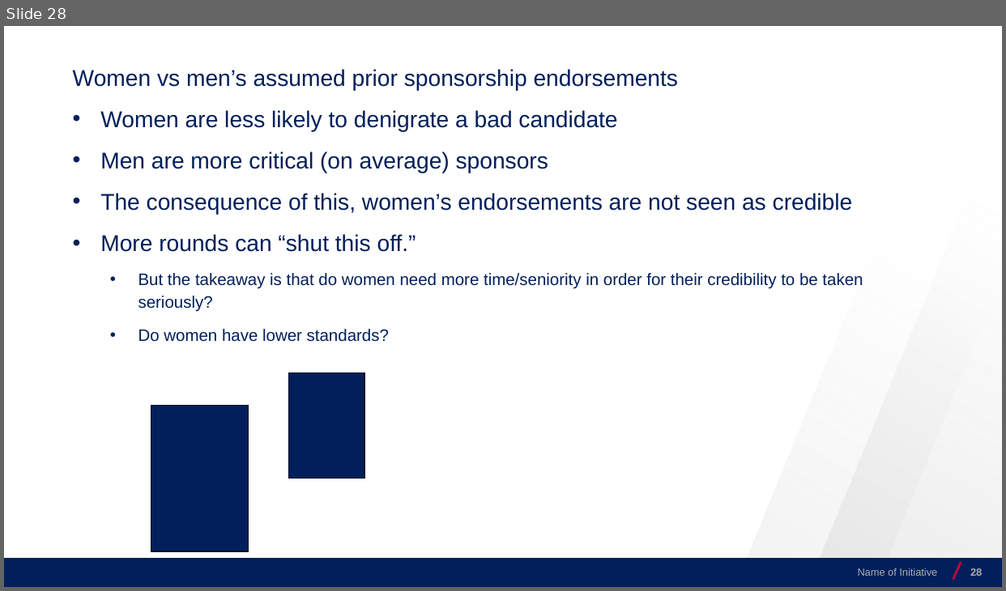
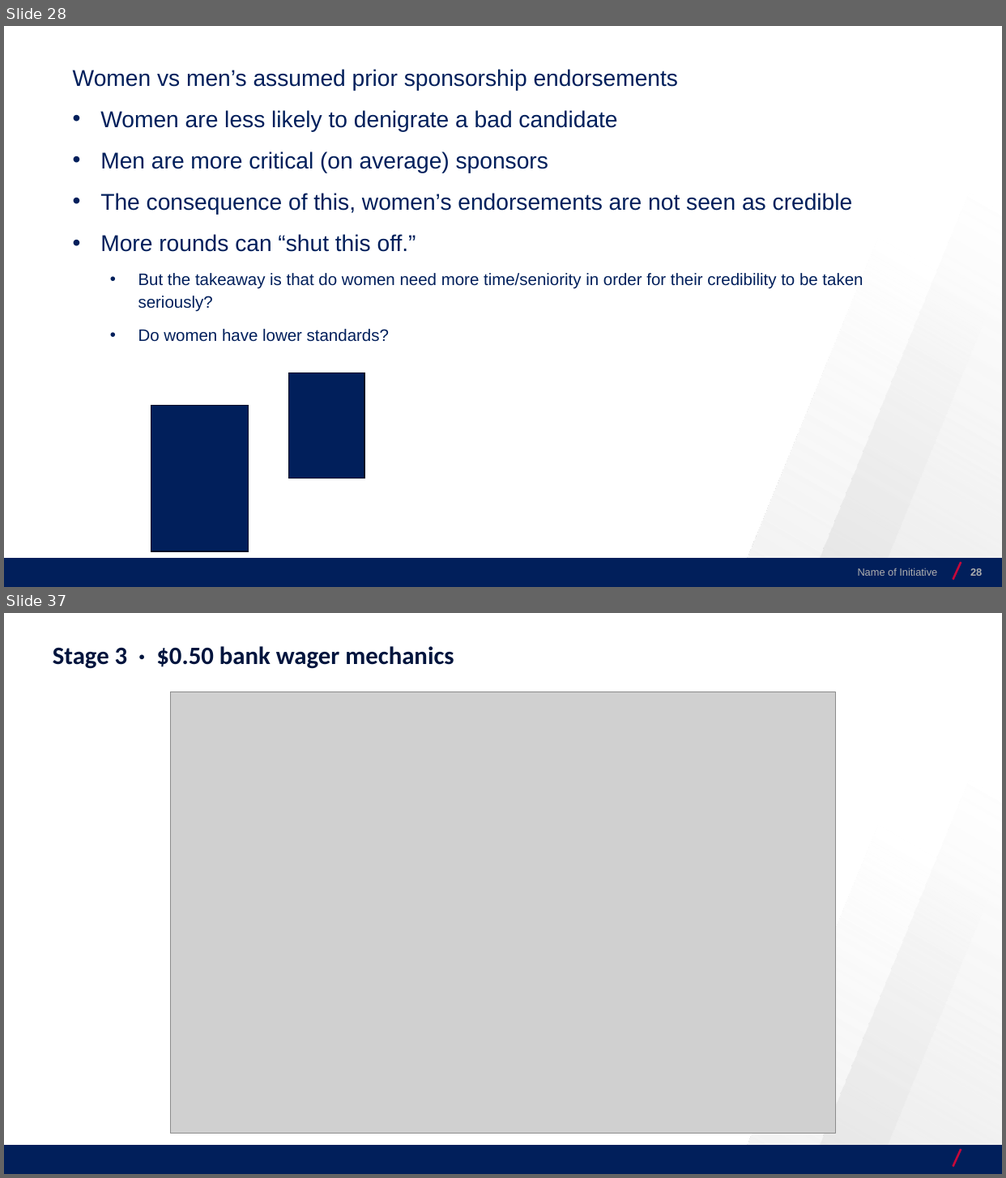
Before and after one commit to josecerv/sponsorship-network, a slide deck: docs/UChicago-0410.pptx. Shown one above the other, each under a label of ours: slide 28 before the commit, slides 28 and 37 after it; the slides between them are not shown. The pictures are 1006x591 and 1006x1178 pixels, drawn with LibreOffice and Linux fonts; fonts in the diff are those of the drawing; grey boxes stand for pictures; background and template pictures are left out. Boxes give left, top, right and bottom in pixels: in the first picture for what was removed or moved away, otherwise in the second. Text is boxed around its words. In the diff, an @@ line names an element or a change of style, - is before the commit and + after.

```diff
--- a/docs/UChicago-0410.pptx
+++ b/docs/UChicago-0410.pptx
@@ slide 37 added at [4, 613, 1002, 1174], background #FFFFFF; not listed: 4 template elements that a slide beside it also shows @@
@@ text added at [53, 646, 454, 669], 24 pt, text #00143D, bold @@
+Stage 3 · $0.50 bank wager mechanics
@@ picture added at [171, 692, 836, 1133] @@
```
Also in this commit, not shown: 5 slides changed, 13 other slides added, 19 other files.
